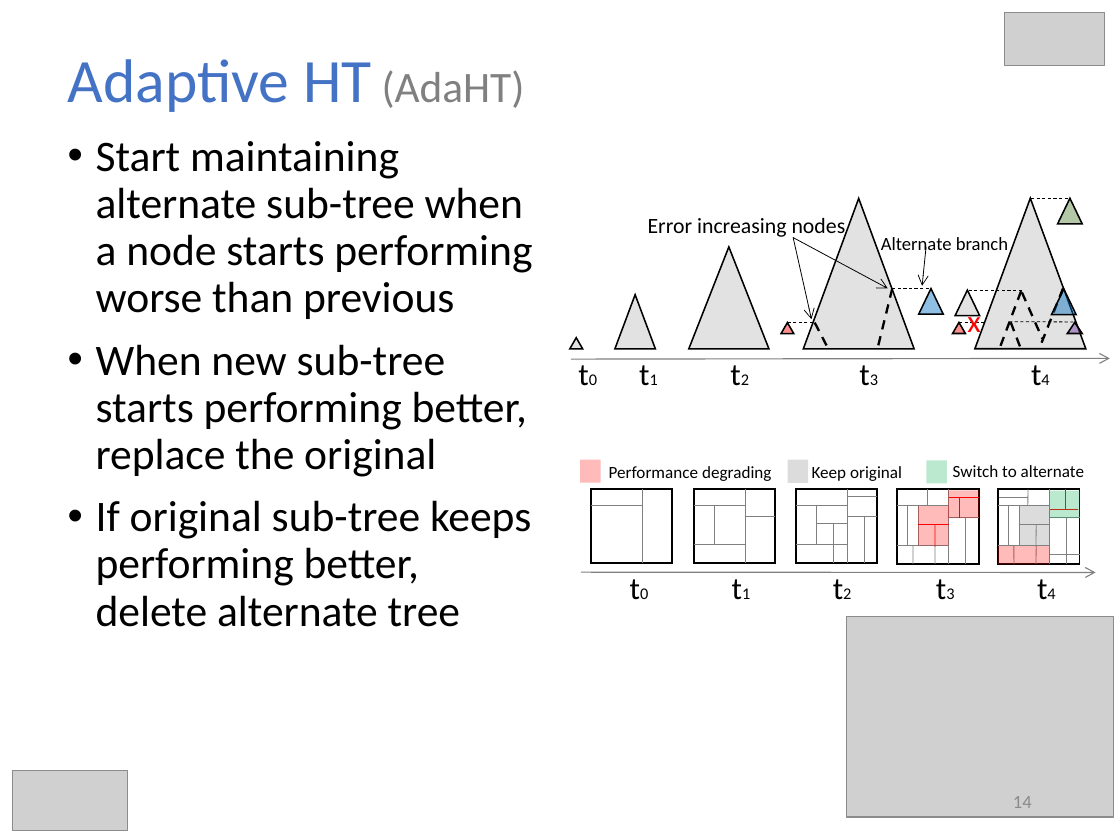
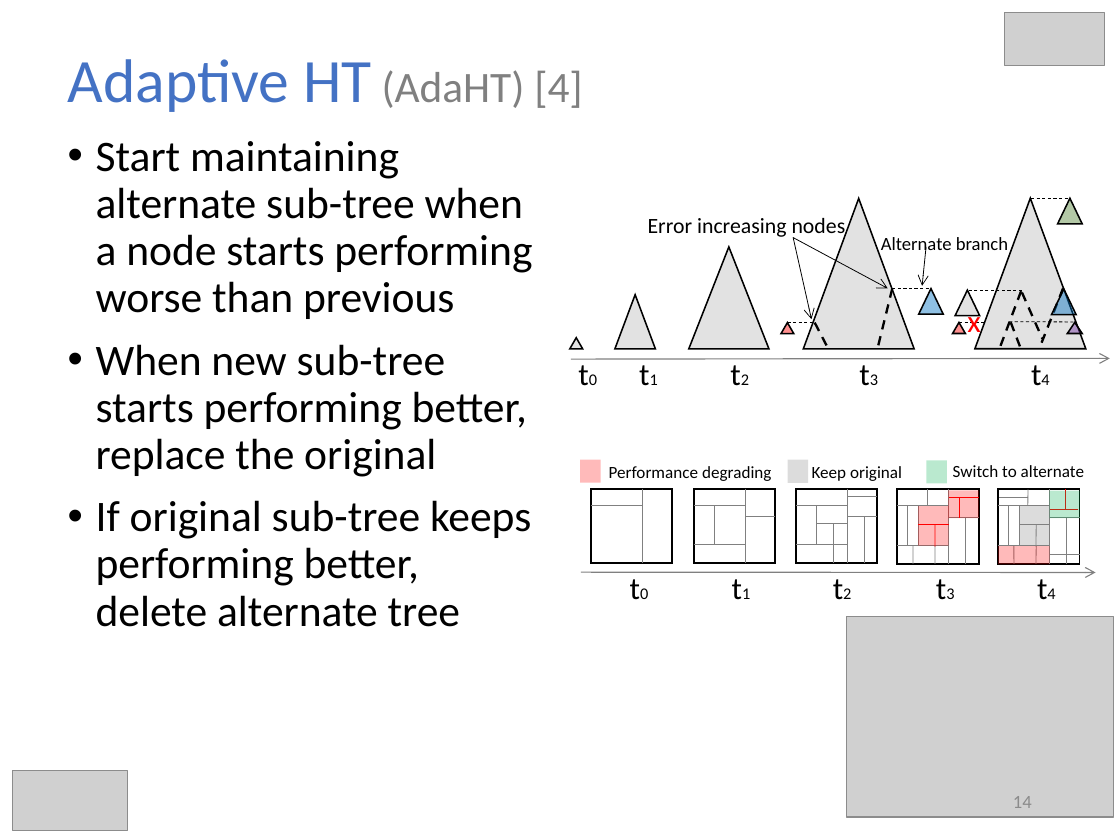
Before and after one commit to hmsgit/minestream, a slide deck: slide 14 of presentation/thesis.pptx. Drawn at 1120x840 pixels with LibreOffice and Linux fonts; fonts in the diff are those of the drawing; grey boxes stand for pictures. Boxes give left, top, right and bottom in pixels: in the first picture for what was removed or moved away, otherwise in the second. Text is boxed around its words. In the diff, an @@ line names an element or a change of style, - is before the commit and + after.

```diff
--- a/presentation/thesis.pptx
+++ b/presentation/thesis.pptx
@@ title at [68,59,582,112]: text changed @@
-Adaptive HT (AdaHT)
+Adaptive HT (AdaHT) [4]
```
Also in this commit, not shown: 6 other slides changed, 9 slides added, 4 slides removed, 15 other files.
